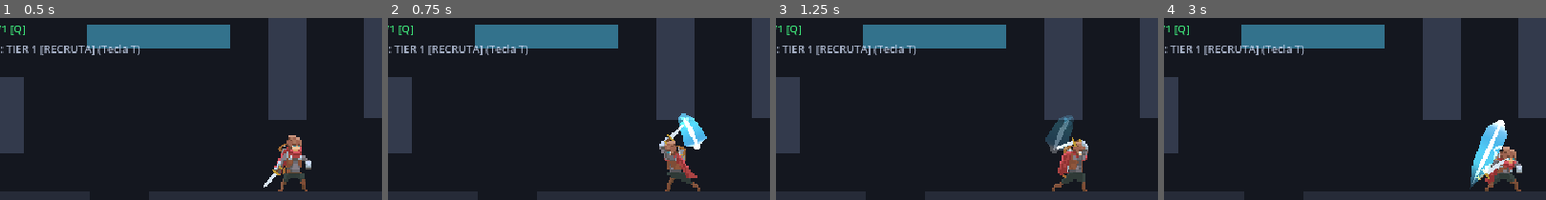
Above: before the commit, frames 1-4 (left to right).
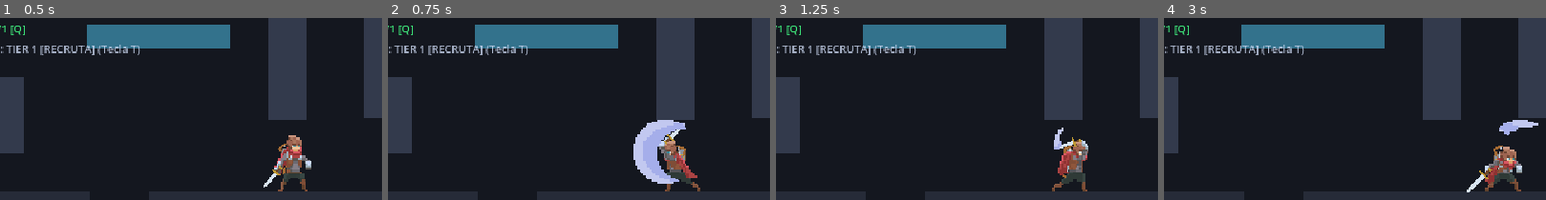
Above: after the commit, the same moments.

Repository: Theadrill/Godot-Roguelike-Prototype
Game: Godot game, scene res://src/world/movement_gym.tscn
Same seed, same stepped clock (60 frames per second), same inputs: the game is played once before the commit and once after it.
Inputs (mouse positions are % of the whole screen's width and height, from its top left):
- Up to frame 1 (0.5 s): no input
- Up to frame 2 (0.75 s): tap A (move_left) at 0.5 s; move the mouse to (72, 53) at 0.52 s; press the mouse at (72, 53) at 0.53 s; hold D (move_right) from 0.53 s (still down)
- Up to frame 3 (1.25 s): keep holding D (move_right); tap Space (jump) at 0.77 s
- Up to frame 4 (3 s): tap A (move_left) at 1.25, 2 s; move the mouse to (30, 65) at 1.27 s; release the mouse at (30, 65) at 1.28 s; right-click (30, 65) at 1.35 s; tap Space (jump) at 1.52 s; move the mouse to (60, 33) at 2.02 s; release D (move_right) at 2.03 s; hold A (move_left) 2.03-2.78 s; tap Q (heal) at 2.1 s; move the mouse to (45, 82) at 2.77 s; hold D (move_right) from 2.78 s (still down); tap E (interact) at 2.85 s; click (45, 82) at 2.92 s
The pictures show only the part of the screen within x 11-61%, y 17-67%; the shares and areas given below are measured in that part.

Frame 1 is identical in both runs. In frame 2, 3.3% of the frame differs, in the area x 64-84%, y 52-92%; in frame 3, 1.0%; in frame 4, 2.3%.

Commit message:
feat(combat): implementar slash de pixel art com âncora no pé e parâmetros exportáveis no WeaponData

Diff:
--- /dev/null
+++ b/assets/effects/slashes/slash_frames.tres
@@ -0,0 +1,32 @@
+[gd_resource type="SpriteFrames" load_steps=5 format=3 uid="uid://c6slash_frames_01"]
+
+[ext_resource type="Texture2D" uid="uid://dm2wrqlqyhtmk" path="res://assets/effects/slashes/sword/sword_slash_sheet.png" id="1_slash_sheet"]
+
+[sub_resource type="AtlasTexture" id="AtlasTexture_slash_0"]
+atlas = ExtResource("1_slash_sheet")
+region = Rect2(0, 0, 83, 62)
+
+[sub_resource type="AtlasTexture" id="AtlasTexture_slash_1"]
+atlas = ExtResource("1_slash_sheet")
+region = Rect2(83, 0, 83, 62)
+
+[sub_resource type="AtlasTexture" id="AtlasTexture_slash_2"]
+atlas = ExtResource("1_slash_sheet")
+region = Rect2(166, 0, 83, 62)
+
+[resource]
+animations = [{
+"frames": [{
+"duration": 1.0,
+"texture": SubResource("AtlasTexture_slash_0")
+}, {
+"duration": 1.0,
+"texture": SubResource("AtlasTexture_slash_1")
+}, {
+"duration": 1.0,
+"texture": SubResource("AtlasTexture_slash_2")
+}],
+"loop": false,
+"name": &"slash_sword",
+"speed": 10.0
+}]
--- a/src/combat/weapon_data.gd
+++ b/src/combat/weapon_data.gd
@@ -1,7 +1,28 @@
 class_name WeaponData
 extends EquipmentData
 
-## Data container for weapon combat metrics and cadence.
+## ============================================================================
+## TUTORIAL RÁPIDO: COMO CRIAR UMA NOVA ARMA (EX: "ESPADA DO CAOS")
+## ============================================================================
+## 1. DUPLICAR O ARQUIVO .TRES:
+##    - No painel 'FileSystem' do Godot, clique com o botão direito em um .tres existente
+##      (ex: 'src/entities/equipment/swords/weapon_sword_base.tres') e escolha 'Duplicate...'.
+##    - Renomeie para o nome da nova arma (ex: 'weapon_espada_do_caos.tres').
+##
+## 2. AJUSTAR IDENTIDADE E DANO NO INSPECTOR:
+##    - 'Weapon Name': Nome exibido da arma (ex: "Espada do Caos").
+##    - 'Base Damage': Dano de cada golpe.
+##    - 'Socket Profile': Perfil de posições na mão/costas (ex: "sword", "axe", "dagger").
+##    - 'Visual Scene': Cena visual da arma na mão (duplique 'sword_visual.tscn' se tiver arte própria).
+##
+## 3. CONFIGURAR O EFEITO DE CORTE (GRUPO "Attack Slash Effect"):
+##    - 'Slash Animation': Nome da animação (ex: "slash_sword" ou sua animação customizada).
+##    - 'Slash Modulate': Cor do efeito (ex: Roxo para Caos, Vermelho para Fogo, Ciano para Gelo).
+##    - 'Slash Scale': Tamanho do corte (ex: (1.25, 1.25) para corte 25% maior).
+##    - 'Slash Offset': Ajuste fino de posição em pixels (X = frente/trás, Y = cima/baixo).
+##
+## 4. PRONTO! O Godot aplica tudo automaticamente no combate sem precisar de código novo!
+## ============================================================================
 
 enum WeaponCategory {
 	MELEE,
@@ -79,3 +100,32 @@
 @export_range(0.0, 1.0, 0.02, "suffix:s") var attack_cooldown: float = 0.14
 ## Cooldown specifically after completing the full combo finisher (seconds)
 @export_range(0.0, 1.0, 0.02, "suffix:s") var combo_finisher_cooldown: float = 0.22
+
+@export_group("Attack Slash Effect", "slash_")
+## Ativa ou desativa a exibição do rastro/efeito de corte (slash) para esta arma.
+@export var slash_enabled: bool = true
+
+## Nome da animação de corte a ser tocada (ex: 'slash_sword', 'slash_axe', 'slash_dagger').
+## Se você criar uma animação nova em 'slash_frames.tres', basta digitar o nome dela aqui.
+@export var slash_animation: StringName = &"slash_sword"
+
+## [Opcional] Recurso SpriteFrames customizado exclusivo desta arma.
+## Deixe vazio para usar a biblioteca global padrão ('res://assets/effects/slashes/slash_frames.tres').
+@export var slash_custom_frames: SpriteFrames = null
+
+## Tonalidade / Cor de modulação do corte.
+## Permite colorir o efeito sem precisar redesenhar o PNG!
+## Exemplos: Branco (cor original), Roxo (Caos/Arcano), Vermelho (Fogo), Ciano (Gelo), Amarelo (Sagrado).
+@export var slash_modulate: Color = Color.WHITE
+
+## Fator de escala do efeito (multiplicador de tamanho).
+## Ex: Vector2(1.0, 1.0) = tamanho original; Vector2(1.3, 1.3) = 30% maior para espadões colossais.
+@export var slash_scale: Vector2 = Vector2.ONE
+
+## Deslocamento fino de posição em pixels relativo ao pé do personagem (origem 0,0).
+## X positivo = move para a frente; Y negativo = move para cima.
+@export var slash_offset: Vector2 = Vector2.ZERO
+
+## Ordem de desenho (Z-Index) do corte relativo ao personagem.
+## Padrão 4 = desenha na frente do corpo do aventureiro e da arma.
+@export var slash_z_index: int = 4
--- a/src/combat/weapon_trail.gd
+++ /dev/null
@@ -1,245 +0,0 @@
-class_name WeaponTrail
-extends Node2D
-
-## Procedural Weapon Slash Trail (Abordagem 3)
-## Gera um rastro de corte em formato de lâmina/meia-lua com Catmull-Rom spline,
-## curva de espessura e blend mode aditivo luminoso.
-
-@export var enabled: bool = true
-
-var glow_line: Line2D
-var core_line: Line2D
-
-var is_active: bool = false
-var elapsed: float = 0.0
-var total_duration: float = 0.3
-var full_arc_points: PackedVector2Array = []
-
-const WEAPON_THEMES: Dictionary = {
-	"sword": {
-		"glow": Color(0.25, 0.75, 1.0, 0.9), # Ciano corte de aço
-		"core": Color(1.0, 1.0, 1.0, 0.95),
-		"width": 20.0,
-		"core_width": 5.0,
-		"tip_offset": Vector2(18.0, 0.0),
-	},
-	"axe": {
-		"glow": Color(1.0, 0.45, 0.12, 0.9), # Laranja corte pesado / brasa
-		"core": Color(1.0, 0.95, 0.8, 0.95),
-		"width": 24.0,
-		"core_width": 6.5,
-		"tip_offset": Vector2(16.0, -10.0),
-	},
-	"hammer": {
-		"glow": Color(1.0, 0.82, 0.2, 0.95), # Dourado impacto / onda de choque
-		"core": Color(1.0, 1.0, 1.0, 0.95),
-		"width": 26.0,
-		"core_width": 7.0,
-		"tip_offset": Vector2(18.0, 0.0),
-	},
-	"dagger": {
-		"glow": Color(0.3, 0.95, 0.65, 0.85), # Esmeralda veloz
-		"core": Color(1.0, 1.0, 1.0, 0.95),
-		"width": 13.0,
-		"core_width": 3.5,
-		"tip_offset": Vector2(10.0, 0.0),
-	},
-	"staff": {
-		"glow": Color(0.7, 0.35, 1.0, 0.9), # Púrpura arcano
-		"core": Color(1.0, 0.9, 1.0, 0.95),
-		"width": 22.0,
-		"core_width": 5.5,
-		"tip_offset": Vector2(16.0, 0.0),
-	}
-}
-
-func _ready() -> void:
-	z_index = 3
-	_setup_lines()
-
-func _setup_lines() -> void:
-	# 1. Glow Line (Camada externa de brilho colorido aditivo)
-	glow_line = Line2D.new()
-	glow_line.name = "GlowLine"
-	glow_line.joint_mode = Line2D.LINE_JOINT_ROUND
-	glow_line.begin_cap_mode = Line2D.LINE_CAP_ROUND
-	glow_line.end_cap_mode = Line2D.LINE_CAP_ROUND
-
-	var mat := CanvasItemMaterial.new()
-	mat.blend_mode = CanvasItemMaterial.BLEND_MODE_ADD
-	glow_line.material = mat
-
-	# Curva de espessura de corte (fina na cauda, barriguda no meio, afunilando na ponta)
-	var width_curve := Curve.new()
-	width_curve.add_point(Vector2(0.0, 0.0))    # Cauda (fina)
-	width_curve.add_point(Vector2(0.4, 0.75))
-	width_curve.add_point(Vector2(0.8, 1.0))    # Ápice do corte
-	width_curve.add_point(Vector2(1.0, 0.35))   # Ponta junto à lâmina
-	glow_line.width_curve = width_curve
-	glow_line.width = 20.0
-	add_child(glow_line)
-
-	# 2. Core Line (Fio cortante branco no centro)
-	core_line = Line2D.new()
-	core_line.name = "CoreLine"
-	core_line.joint_mode = Line2D.LINE_JOINT_ROUND
-	core_line.begin_cap_mode = Line2D.LINE_CAP_ROUND
-	core_line.end_cap_mode = Line2D.LINE_CAP_ROUND
-	core_line.material = mat
-
-	var core_curve := Curve.new()
-	core_curve.add_point(Vector2(0.0, 0.0))
-	core_curve.add_point(Vector2(0.6, 0.9))
-	core_curve.add_point(Vector2(1.0, 0.4))
-	core_line.width_curve = core_curve
-	core_line.width = 5.0
-	core_line.default_color = Color(1.0, 1.0, 1.0, 0.95)
-	add_child(core_line)
-
-func start_trail(player: Player, anim_name: StringName, current_step: int, duration: float) -> void:
-	if not enabled or not player or not player.weapon:
-		return
-
-	var w_type := player._detect_weapon_type_string(player.weapon)
-	var theme: Dictionary = WEAPON_THEMES.get(w_type, WEAPON_THEMES["sword"])
-
-	glow_line.width = theme["width"]
-	core_line.width = theme["core_width"]
-
-	# Gradiente de cor colorido para o brilho
-	var glow_col: Color = theme["glow"]
-	var grad := Gradient.new()
-	grad.set_color(0, Color(glow_col.r, glow_col.g, glow_col.b, 0.0)) # Cauda transparente
-	grad.add_point(0.4, Color(glow_col.r, glow_col.g, glow_col.b, glow_col.a * 0.5))
-	grad.add_point(0.8, Color(glow_col.r, glow_col.g, glow_col.b, glow_col.a * 0.85))
-	grad.set_color(1, Color(glow_col.r * 1.2, glow_col.g * 1.2, glow_col.b * 1.2, glow_col.a))
-	glow_line.gradient = grad
-
-	# Gradiente branco para o núcleo
-	var core_grad := Gradient.new()
-	core_grad.set_color(0, Color(1, 1, 1, 0.0))
-	core_grad.add_point(0.5, Color(1, 1, 1, 0.6))
-	core_grad.set_color(1, Color(1, 1, 1, 0.95))
-	core_line.gradient = core_grad
-
-	# Calcular os pontos do arco através do perfil dos sockets calibrados
-	var profile: WeaponSocketProfile = player.weapon.get_socket_profile()
-	var key_points: Array[Vector2] = []
-	var tip_offset: Vector2 = theme.get("tip_offset", Vector2(18.0, 0.0))
-
-	if profile:
-		# Extrai os pontos dos frames da animação
-		for frame_idx in range(5):
-			var data := profile.get_frame_data(anim_name, frame_idx)
-			var pos: Vector2 = data.get("pos", Vector2(6, -20))
-			var rot_rad: float = deg_to_rad(data.get("rot", -35.0))
-			var tip: Vector2 = pos + tip_offset.rotated(rot_rad)
-			key_points.append(tip)
-	else:
-		# Fallback se não houver perfil
-		key_points = [
-			Vector2(-15, -25),
-			Vector2(-5, -35),
-			Vector2(20, -20),
-			Vector2(25, -5),
-			Vector2(18, 5)
-		]
-
-	# Gera spline contínua e suave com Catmull-Rom
-	full_arc_points = _generate_catmull_rom_spline(key_points, 6)
-
-	total_duration = maxf(0.05, duration)
-	elapsed = 0.0
-	is_active = true
-	modulate.a = 1.0
-	glow_line.clear_points()
-	core_line.clear_points()
-	visible = true
-
-func stop_trail() -> void:
-	is_active = false
-	elapsed = 0.0
-	if glow_line:
-		glow_line.clear_points()
-	if core_line:
-		core_line.clear_points()
-	visible = false
-
-func _process(delta: float) -> void:
-	if not is_active or full_arc_points.is_empty():
-		return
-
-	elapsed += delta
-	var progress: float = clampf(elapsed / total_duration, 0.0, 1.0)
-
-	# Janela do corte:
-	# 0.05 a 0.70 -> O corte viaja e desenha o arco com aceleração
-	# 0.70 a 1.00 -> O rastro se dissipa (fade out)
-	var swing_start: float = 0.05
-	var swing_end: float = 0.70
-
-	if progress < swing_start:
-		glow_line.clear_points()
-		core_line.clear_points()
-		return
-
-	var swing_norm := clampf((progress - swing_start) / (swing_end - swing_start), 0.0, 1.0)
-	# Curva de impacto rápido: ease_out cúbico
-	var head_ratio := 1.0 - pow(1.0 - swing_norm, 3.0)
-	# Cauda do corte cobre ~50% do arco
-	var tail_ratio := maxf(0.0, head_ratio - 0.52)
-
-	var total_pts := full_arc_points.size()
-	var head_idx := clampi(int(head_ratio * (total_pts - 1)), 0, total_pts - 1)
-	var tail_idx := clampi(int(tail_ratio * (total_pts - 1)), 0, head_idx)
-
-	if head_idx > tail_idx:
-		var slice_pts := full_arc_points.slice(tail_idx, head_idx + 1)
-		glow_line.points = slice_pts
-		core_line.points = slice_pts
-
-	# Dissipação suave no final do movimento
-	if progress >= swing_end:
-		var fade_norm := (progress - swing_end) / (1.0 - swing_end)
-		modulate.a = maxf(0.0, 1.0 - fade_norm)
-
-	if progress >= 1.0:
-		stop_trail()
-
-## Gera interpolação suave Catmull-Rom entre os pontos de controle
-func _generate_catmull_rom_spline(pts: Array[Vector2], subdivisions: int = 6) -> PackedVector2Array:
-	var result := PackedVector2Array()
-	if pts.size() < 2:
-		for p in pts:
-			result.append(p)
-		return result
-
-	# Extrapola pontos fantasmas nas pontas para fechar a curva
-	var extended: Array[Vector2] = []
-	extended.append(pts[0] + (pts[0] - pts[1]))
-	extended.append_array(pts)
-	extended.append(pts[-1] + (pts[-1] - pts[-2]))
-
-	for i in range(1, extended.size() - 2):
-		var p0: Vector2 = extended[i - 1]
-		var p1: Vector2 = extended[i]
-		var p2: Vector2 = extended[i + 1]
-		var p3: Vector2 = extended[i + 2]
-
-		for s in range(subdivisions):
-			var t := float(s) / float(subdivisions)
-			var pt := _catmull_rom(p0, p1, p2, p3, t)
-			result.append(pt)
-
-	result.append(pts[-1])
-	return result
-
-func _catmull_rom(p0: Vector2, p1: Vector2, p2: Vector2, p3: Vector2, t: float) -> Vector2:
-	var t2 := t * t
-	var t3 := t2 * t
-	return 0.5 * (
-		(2.0 * p1) +
-		(-p0 + p2) * t +
-		(2.0 * p0 - 5.0 * p1 + 4.0 * p2 - p3) * t2 +
-		(-p0 + 3.0 * p1 - 3.0 * p2 + p3) * t3
-	)
--- a/src/entities/equipment/swords/weapon_sword_base.tres
+++ b/src/entities/equipment/swords/weapon_sword_base.tres
@@ -24,3 +24,9 @@
 back_offset = Vector2(3.8, -4.0)
 back_rotation_degrees = 225.0
 socket_profile = "sword"
+slash_enabled = true
+slash_animation = &"slash_sword"
+slash_modulate = Color(1, 1, 1, 1)
+slash_scale = Vector2(1, 1)
+slash_offset = Vector2(0, 0)
+slash_z_index = 4
--- a/src/entities/player/player.gd
+++ b/src/entities/player/player.gd
@@ -122,7 +122,7 @@
 	return is_slide_requested()
 
 @onready var state_machine: StateMachine = $StateMachine
-const WeaponTrailScript = preload("res://src/combat/weapon_trail.gd")
+const default_slash_frames = preload("res://assets/effects/slashes/slash_frames.tres")
 
 @onready var collision_shape: CollisionShape2D = $CollisionShape2D
 @onready var visual: Node2D = $Visual
@@ -134,8 +134,7 @@
 @onready var enemy_overlap_detector: Area2D = $EnemyOverlapDetector
 @onready var hitbox: Hitbox = $Visual/Hitbox
 @onready var hurtbox: Hurtbox = $Hurtbox
-@onready var slash_effect: Node2D = $Visual/SlashEffect
-var weapon_trail: Node2D = null
+@onready var slash_effect: AnimatedSprite2D = $Visual.get_node_or_null("SlashEffect") as AnimatedSprite2D
 @onready var ledge_climb_visual: Node2D = $Visual/LedgeClimbPlaceholder
 @onready var main_hand_socket: Marker2D = $Visual/MainHandSocket
 @onready var off_hand_socket: Marker2D = $Visual/OffHandSocket
@@ -203,11 +202,8 @@
 		flash_material.shader = shader
 		body_polygon.material = flash_material
 
-	weapon_trail = visual.get_node_or_null("WeaponTrail")
-	if not weapon_trail and visual:
-		weapon_trail = WeaponTrailScript.new()
-		weapon_trail.name = "WeaponTrail"
-		visual.add_child(weapon_trail)
+	if slash_effect and slash_effect is AnimatedSprite2D:
+		slash_effect.animation_finished.connect(func(): slash_effect.visible = false)
 
 func equip_weapon(new_weapon: WeaponData) -> void:
 	weapon = new_weapon
@@ -337,26 +333,53 @@
 			_shield_instance.visible = not are_weapons_hidden
 
 func set_slash_visual(is_active: bool, combo_step: int = 0, is_upward: bool = false, is_downward: bool = false) -> void:
-	if slash_effect:
-		slash_effect.visible = is_active
-		if is_active:
-			if is_upward:
-				slash_effect.position = Vector2(0.0, -32.0)
-				slash_effect.rotation_degrees = -90.0
-				slash_effect.scale = Vector2(1.2, 1.2)
-			elif is_downward:
-				if not is_on_floor():
-					slash_effect.position = Vector2(0.0, 4.0)
-					slash_effect.rotation_degrees = 90.0
-					slash_effect.scale = Vector2(1.2, 1.2)
-				else:
-					slash_effect.position = Vector2(16.0, -8.0)
-					slash_effect.rotation_degrees = 35.0
-					slash_effect.scale = Vector2(1.1, 1.1)
-			else:
-				slash_effect.position = Vector2(0.0, -20.0)
-				slash_effect.rotation_degrees = -20.0 if combo_step == 0 else (20.0 if combo_step == 1 else 0.0)
-				slash_effect.scale = Vector2(1.0 + combo_step * 0.2, 1.0 + combo_step * 0.2)
+	if not slash_effect:
+		return
+
+	if not is_active or not weapon or not weapon.slash_enabled:
+		slash_effect.visible = false
+		if slash_effect is AnimatedSprite2D and slash_effect.is_playing():
+			slash_effect.stop()
+		return
+
+	# Configurar animação no AnimatedSprite2D
+	if slash_effect is AnimatedSprite2D:
+		var target_frames := weapon.slash_custom_frames if weapon.slash_custom_frames else default_slash_frames
+		if target_frames and slash_effect.sprite_frames != target_frames:
+			slash_effect.sprite_frames = target_frames
+
+		var anim_name: StringName = weapon.slash_animation if weapon.slash_animation else &"slash_sword"
+		if slash_effect.sprite_frames and slash_effect.sprite_frames.has_animation(anim_name):
+			slash_effect.animation = anim_name
+			slash_effect.frame = 0
+			var step_dur: float = weapon.combo_durations[clampi(combo_step, 0, weapon.combo_durations.size() - 1)] if (weapon and weapon.combo_durations.size() > 0) else 0.36
+			# 3 frames a 10 FPS dura 0.3s. Escala para durar exatamente o tempo do golpe
+			slash_effect.speed_scale = 0.3 / maxf(0.05, step_dur)
+			slash_effect.play(anim_name)
+
+	# Posição ancorada perfeitamente na mesma origem do PlayerSprite (pé do aventureiro)
+	var base_pos: Vector2 = player_sprite.position if player_sprite else Vector2(-2, -29)
+	var custom_offset: Vector2 = weapon.slash_offset if weapon else Vector2.ZERO
+	var custom_scale: Vector2 = weapon.slash_scale if weapon else Vector2.ONE
+	var custom_mod: Color = weapon.slash_modulate if weapon else Color.WHITE
+	var custom_z: int = weapon.slash_z_index if weapon else 4
+
+	if is_upward:
+		slash_effect.position = base_pos + Vector2(0.0, -8.0) + custom_offset
+		slash_effect.rotation_degrees = -90.0
+		slash_effect.scale = custom_scale * 1.1
+	elif is_downward:
+		slash_effect.position = base_pos + Vector2(4.0, 10.0) + custom_offset
+		slash_effect.rotation_degrees = 90.0
+		slash_effect.scale = custom_scale * 1.1
+	else:
+		slash_effect.position = base_pos + custom_offset
+		slash_effect.rotation_degrees = 0.0
+		slash_effect.scale = custom_scale
+
+	slash_effect.modulate = custom_mod
+	slash_effect.z_index = custom_z
+	slash_effect.visible = true
 
 	if main_hand_socket:
 		if is_active:
@@ -364,18 +387,8 @@
 				main_hand_socket.rotation_degrees = -90.0
 			elif is_downward:
 				main_hand_socket.rotation_degrees = 90.0
-			else:
-				main_hand_socket.rotation_degrees = -20.0 if combo_step == 0 else (20.0 if combo_step == 1 else 0.0)
 		else:
 			main_hand_socket.rotation_degrees = -35.0
-
-func start_weapon_trail(anim_name: StringName, current_step: int, duration: float) -> void:
-	if weapon_trail:
-		weapon_trail.start_trail(self, anim_name, current_step, duration)
-
-func stop_weapon_trail() -> void:
-	if weapon_trail:
-		weapon_trail.stop_trail()
 
 func play_animation(anim_name: StringName) -> void:
 	if not player_sprite:
--- a/src/entities/player/player.tscn
+++ b/src/entities/player/player.tscn
@@ -24,6 +24,7 @@
 [ext_resource type="Script" path="res://src/entities/player/states/heal_state.gd" id="22_heal"]
 [ext_resource type="PackedScene" path="res://src/ui/death_screen.tscn" id="23_death_screen"]
 [ext_resource type="SpriteFrames" uid="uid://b3mi8waob4tc5" path="res://assets/player/adventurer/player_frames.tres" id="24_player_frames"]
+[ext_resource type="SpriteFrames" uid="uid://c6slash_frames_01" path="res://assets/effects/slashes/slash_frames.tres" id="25_slash_frames"]
 
 [sub_resource type="RectangleShape2D" id="RectangleShape2D_1"]
 resource_local_to_scene = true
@@ -139,13 +140,12 @@
 color = Color(0.95, 0.75, 0.5, 1)
 polygon = PackedVector2Array(6, -20, 12, -20, 12, -16, 6, -16)
 
-[node name="SlashEffect" type="Node2D" parent="Visual"]
+[node name="SlashEffect" type="AnimatedSprite2D" parent="Visual"]
 visible = false
-position = Vector2(0, -20)
-
-[node name="SlashArc" type="Polygon2D" parent="Visual/SlashEffect"]
-color = Color(0.9, 0.96, 1, 0.9)
-polygon = PackedVector2Array(8, -16, 32, -4, 30, 4, 8, 14, 18, 0)
+z_index = 4
+position = Vector2(-2, -29)
+sprite_frames = ExtResource("25_slash_frames")
+animation = &"slash_sword"
 
 [node name="Hitbox" type="Area2D" parent="Visual"]
 collision_layer = 8
--- a/src/entities/player/states/attack_state.gd
+++ b/src/entities/player/states/attack_state.gd
@@ -129,16 +129,14 @@
 			# 5 frames at base 10.0 FPS takes 0.5s. Scale to match exact attack_timer.
 			player.player_sprite.speed_scale = 0.5 / target_duration
 			player._update_weapon_socket_for_frame(anim_name, 0)
-		player.set_slash_visual(false)
-		player.start_weapon_trail(anim_name, current_step, attack_timer)
 	else:
 		if player.player_sprite:
 			player.player_sprite.speed_scale = 1.0
-		player.set_slash_visual(true, current_step, is_upward, is_downward)
+
+	player.set_slash_visual(true, current_step, is_upward, is_downward)
 
 func exit() -> void:
 	is_charging = false
-	player.stop_weapon_trail()
 	if player.player_sprite:
 		player.player_sprite.speed_scale = 1.0
 	if player._main_weapon_instance:
Binary file added: assets/effects/slashes/sword/sword_slash_00.png
Not shown, added: assets/effects/slashes/sword/sword_slash_00.png.import
Binary file added: assets/effects/slashes/sword/sword_slash_01.png
Not shown, added: assets/effects/slashes/sword/sword_slash_01.png.import
Binary file added: assets/effects/slashes/sword/sword_slash_02.png
Not shown, added: assets/effects/slashes/sword/sword_slash_02.png.import
Binary file added: assets/effects/slashes/sword/sword_slash_sheet.png
Not shown, added: assets/effects/slashes/sword/sword_slash_sheet.png.import
Not shown: 1 places in src/entities/player/player.tscn that only renumber resources
